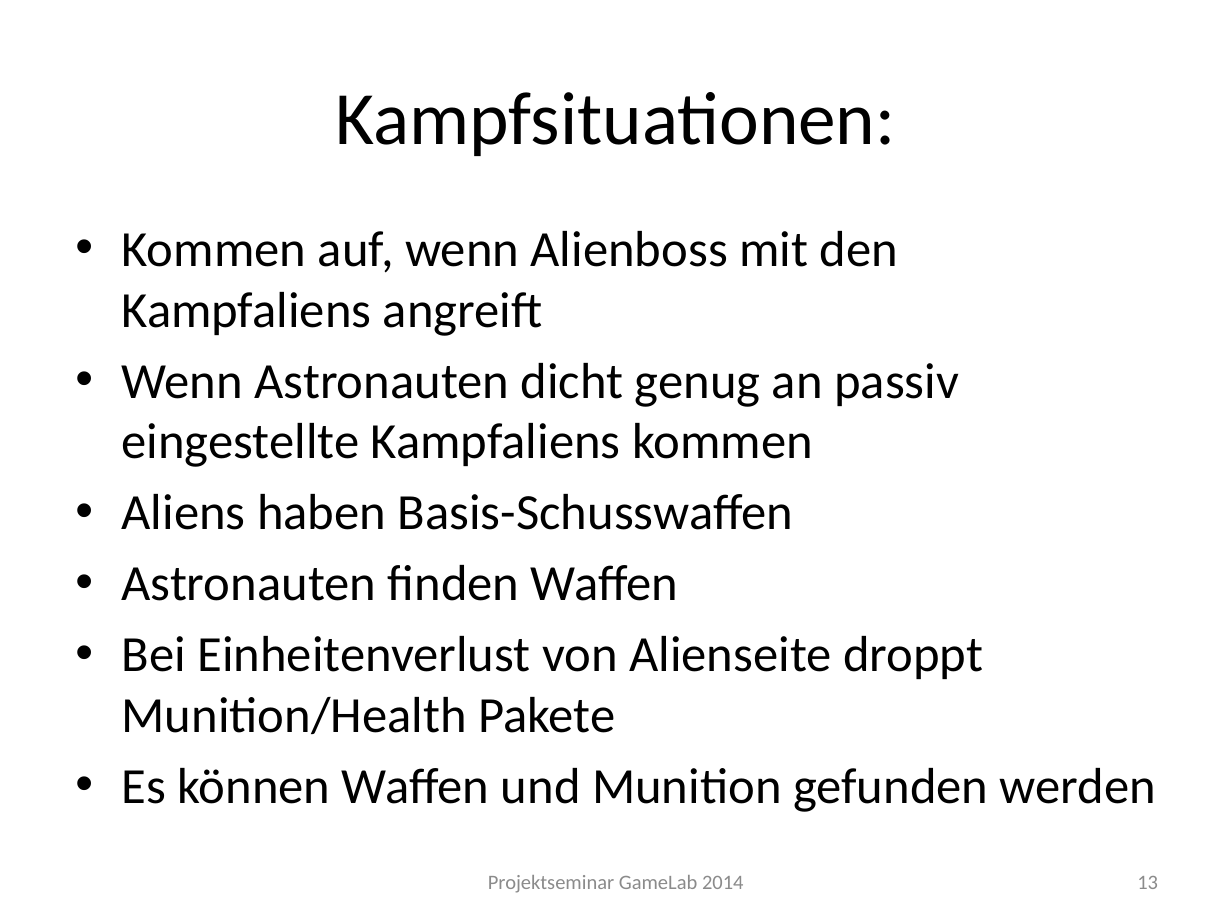
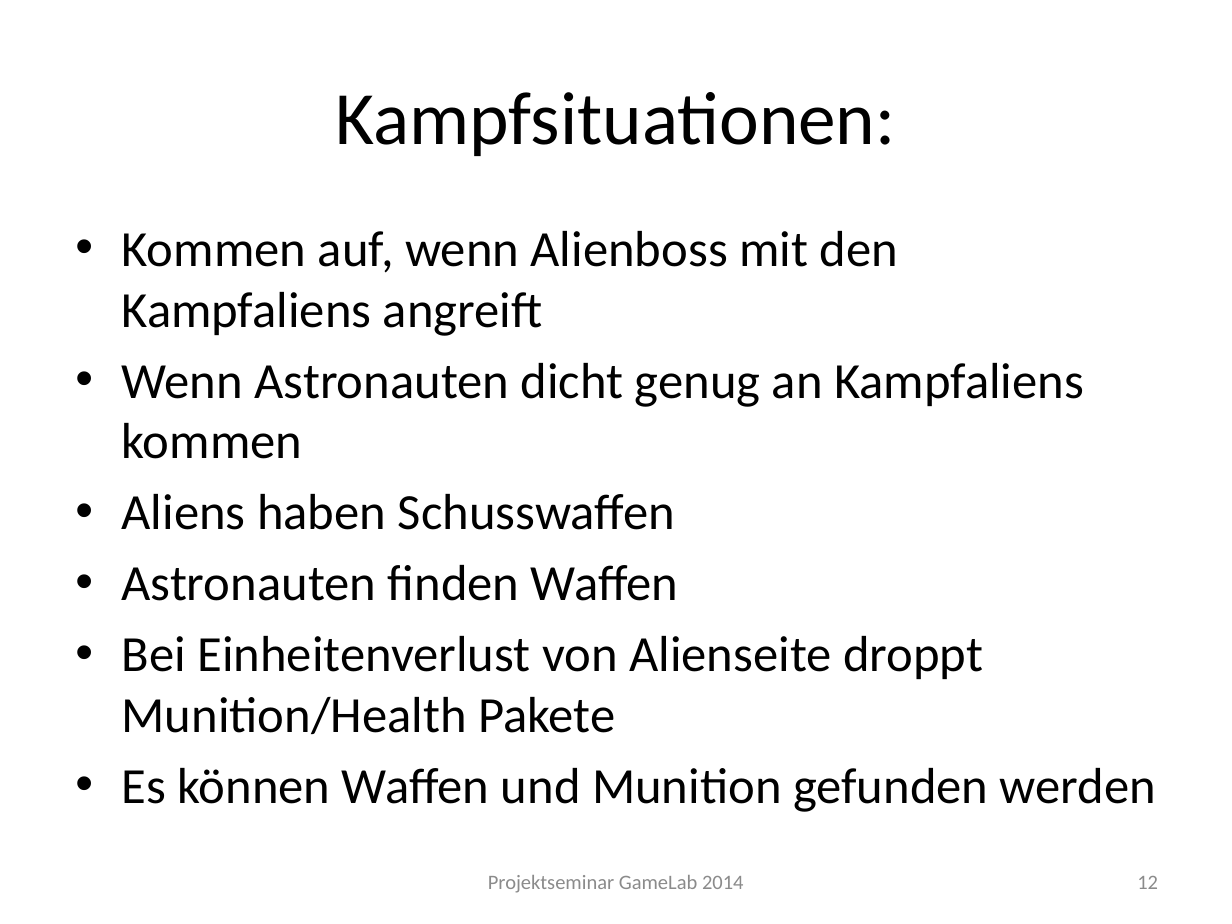
Before and after one commit to Instinctlol/gamelab2014, a slide deck: slide 12 of Abschlusspräsentation/SpielkonzeptFINAL.pptx (slide 13 before the commit). Drawn at 1232x924 pixels with LibreOffice and Linux fonts; fonts in the diff are those of the drawing; background and template pictures are left out. Boxes give left, top, right and bottom in pixels: in the first picture for what was removed or moved away, otherwise in the second. Text is boxed around its words. In the diff, an @@ line names an element or a change of style, - is before the commit and + after.

```diff
--- a/Abschlusspräsentation/SpielkonzeptFINAL.pptx
+++ b/Abschlusspräsentation/SpielkonzeptFINAL.pptx
@@ text at [122, 363, 1084, 530]: text changed @@
-• Wenn Astronauten dicht genug an passiv eingestellte Kampfaliens kommen
-• Aliens haben Basis-Schusswaffen
+• Wenn Astronauten dicht genug an Kampfaliens kommen
+• Aliens haben Schusswaffen
@@ page number at [1137, 876, 1158, 889]: text changed @@
-13
+12
```
Also in this commit, not shown: 3 other slides changed, 1 slide removed.
